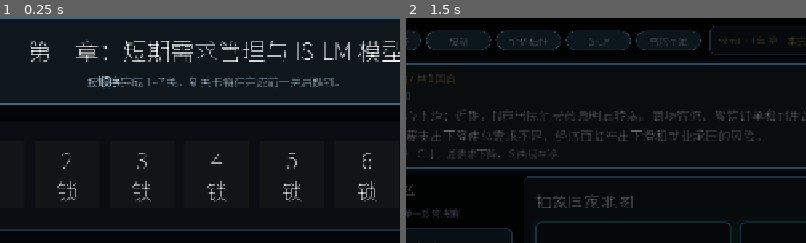
Above: before the commit, frames 1-2 (left to right).
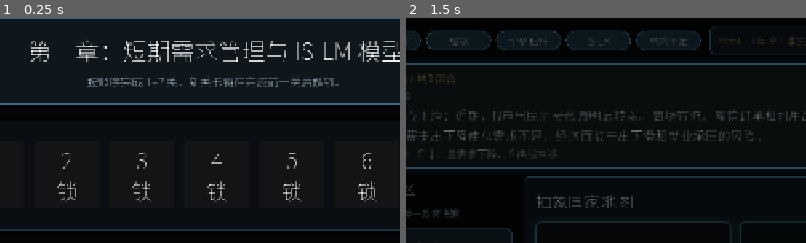
Above: after the commit, the same moments.

Repository: Austenzcy/macroecon
Game: Godot game, scene res://scenes/LevelSelect.tscn
Two runs of this game, one before a commit and one after it. Both use one fixed random seed, a clock stepped at 60 frames per second and the inputs below.
Inputs:
- Up to frame 1 (0.25 s): no input
- Up to frame 2 (1.5 s): click "1" at 0.5 s; click "请求提示" at 1.25 s
The pictures show only the part of the screen within x 12-62%, y 7-57%; the shares and areas given below are measured in that part.

The runs differ from the first frame. In frame 1, 0.2% of the frame differs, in the area x 24-31%, y 25-31%; in frame 2, nothing differs.

Commit message:
fix: automate font subset and level select scaling

Diff:
--- a/scripts/scenes/LevelSelect.gd
+++ b/scripts/scenes/LevelSelect.gd
@@ -2,21 +2,31 @@
 
 const POLICY_DESK_PATH: String = "res://scenes/PolicyDesk.tscn"
 const SCENARIO_INTRO_PATH: String = "res://scenes/ScenarioIntro.tscn"
+const SCALE_STEP: float = 0.1
+const MIN_UI_SCALE: float = 0.8
+const MAX_UI_SCALE: float = 1.2
 
 var _main_scroll: ScrollContainer
 var _status_label: Label
+var _ui_scale: float = 1.0
 
 
 func _ready() -> void:
+	_ui_scale = GameState.ui_scale
 	_build_ui()
 
 
 func _input(event: InputEvent) -> void:
 	if event is InputEventMouseButton:
 		var mouse_event: InputEventMouseButton = event
-		if mouse_event.pressed and mouse_event.ctrl_pressed:
-			if mouse_event.button_index == MOUSE_BUTTON_WHEEL_UP or mouse_event.button_index == MOUSE_BUTTON_WHEEL_DOWN:
-				get_viewport().set_input_as_handled()
+		if not mouse_event.pressed or not mouse_event.ctrl_pressed:
+			return
+		if mouse_event.button_index == MOUSE_BUTTON_WHEEL_UP:
+			_set_ui_scale(_ui_scale + SCALE_STEP)
+			get_viewport().set_input_as_handled()
+		elif mouse_event.button_index == MOUSE_BUTTON_WHEEL_DOWN:
+			_set_ui_scale(_ui_scale - SCALE_STEP)
+			get_viewport().set_input_as_handled()
 
 
 func _build_ui() -> void:
@@ -32,18 +42,21 @@
 	_main_scroll = ScrollContainer.new()
 	_main_scroll.set_anchors_preset(Control.PRESET_FULL_RECT)
 	_main_scroll.follow_focus = true
+	_main_scroll.horizontal_scroll_mode = ScrollContainer.SCROLL_MODE_AUTO
+	_main_scroll.vertical_scroll_mode = ScrollContainer.SCROLL_MODE_AUTO
 	add_child(_main_scroll)
 
 	var margin: MarginContainer = MarginContainer.new()
-	margin.add_theme_constant_override("margin_left", 56)
-	margin.add_theme_constant_override("margin_top", 52)
-	margin.add_theme_constant_override("margin_right", 56)
-	margin.add_theme_constant_override("margin_bottom", 116)
+	margin.add_theme_constant_override("margin_left", _dim(56))
+	margin.add_theme_constant_override("margin_top", _dim(52))
+	margin.add_theme_constant_override("margin_right", _dim(56))
+	margin.add_theme_constant_override("margin_bottom", _dim(116))
 	_main_scroll.add_child(margin)
 
 	var root: VBoxContainer = VBoxContainer.new()
+	root.custom_minimum_size = Vector2(_dim(760), _dim(480))
 	root.size_flags_horizontal = Control.SIZE_EXPAND_FILL
-	root.add_theme_constant_override("separation", 28)
+	root.add_theme_constant_override("separation", _dim(28))
 	margin.add_child(root)
 
 	root.add_child(_build_header())
@@ -53,7 +66,7 @@
 	_status_label.text = "请选择已解锁关卡。"
 	_status_label.horizontal_alignment = HORIZONTAL_ALIGNMENT_CENTER
 	_status_label.modulate = Color(0.78, 0.88, 0.94)
-	_status_label.add_theme_font_size_override("font_size", 18)
+	_status_label.add_theme_font_size_override("font_size", _font(18))
 	root.add_child(_status_label)
 
 
@@ -62,27 +75,27 @@
 	panel.add_theme_stylebox_override("panel", _make_panel_style(Color(0.065, 0.095, 0.115, 0.95), Color(0.22, 0.42, 0.52)))
 
 	var margin: MarginContainer = MarginContainer.new()
-	margin.add_theme_constant_override("margin_left", 26)
-	margin.add_theme_constant_override("margin_top", 22)
-	margin.add_theme_constant_override("margin_right", 26)
-	margin.add_theme_constant_override("margin_bottom", 22)
+	margin.add_theme_constant_override("margin_left", _dim(26))
+	margin.add_theme_constant_override("margin_top", _dim(22))
+	margin.add_theme_constant_override("margin_right", _dim(26))
+	margin.add_theme_constant_override("margin_bottom", _dim(22))
 	panel.add_child(margin)
 
 	var box: VBoxContainer = VBoxContainer.new()
-	box.add_theme_constant_override("separation", 10)
+	box.add_theme_constant_override("separation", _dim(10))
 	margin.add_child(box)
 
 	var title: Label = Label.new()
 	title.text = "第一章：短期需求管理与 IS-LM 模型"
 	title.horizontal_alignment = HORIZONTAL_ALIGNMENT_CENTER
-	title.add_theme_font_size_override("font_size", 38)
+	title.add_theme_font_size_override("font_size", _font(38))
 	box.add_child(title)
 
 	var subtitle: Label = Label.new()
 	subtitle.text = "按顺序完成 1–7 关。新关卡将在完成前一关后解锁。"
 	subtitle.horizontal_alignment = HORIZONTAL_ALIGNMENT_CENTER
 	subtitle.modulate = Color(0.78, 0.88, 0.94)
-	subtitle.add_theme_font_size_override("font_size", 18)
+	subtitle.add_theme_font_size_override("font_size", _font(18))
 	box.add_child(subtitle)
 
 	return panel
@@ -93,17 +106,17 @@
 	panel.add_theme_stylebox_override("panel", _make_panel_style(Color(0.042, 0.054, 0.068, 0.96), Color(0.18, 0.36, 0.46)))
 
 	var margin: MarginContainer = MarginContainer.new()
-	margin.add_theme_constant_override("margin_left", 30)
-	margin.add_theme_constant_override("margin_top", 30)
-	margin.add_theme_constant_override("margin_right", 30)
-	margin.add_theme_constant_override("margin_bottom", 34)
+	margin.add_theme_constant_override("margin_left", _dim(30))
+	margin.add_theme_constant_override("margin_top", _dim(30))
+	margin.add_theme_constant_override("margin_right", _dim(30))
+	margin.add_theme_constant_override("margin_bottom", _dim(34))
 	panel.add_child(margin)
 
 	var grid: GridContainer = GridContainer.new()
 	grid.columns = 7
 	grid.size_flags_horizontal = Control.SIZE_SHRINK_CENTER
-	grid.add_theme_constant_override("h_separation", 16)
-	grid.add_theme_constant_override("v_separation", 16)
+	grid.add_theme_constant_override("h_separation", _dim(16))
+	grid.add_theme_constant_override("v_separation", _dim(16))
 	margin.add_child(grid)
 
 	for level: Dictionary in GameState.get_visible_levels():
@@ -115,8 +128,8 @@
 
 func _build_level_button(level_number: int) -> Button:
 	var button: Button = Button.new()
-	button.custom_minimum_size = Vector2(104, 104)
-	button.add_theme_font_size_override("font_size", 34)
+	button.custom_minimum_size = Vector2(_dim(104), _dim(104))
+	button.add_theme_font_size_override("font_size", _font(34))
 	if GameState.is_visible_level_unlocked(level_number):
 		button.text = str(level_number)
 	else:
@@ -148,11 +161,32 @@
 
 func handle_narrative_wheel(button_index: int, ctrl_pressed: bool) -> void:
 	if ctrl_pressed:
+		if button_index == MOUSE_BUTTON_WHEEL_UP:
+			_set_ui_scale(_ui_scale + SCALE_STEP)
+		elif button_index == MOUSE_BUTTON_WHEEL_DOWN:
+			_set_ui_scale(_ui_scale - SCALE_STEP)
 		return
 	if _main_scroll == null:
 		return
 	var delta: int = -72 if button_index == MOUSE_BUTTON_WHEEL_UP else 72
 	_main_scroll.scroll_vertical = maxi(0, _main_scroll.scroll_vertical + delta)
+
+
+func _set_ui_scale(value: float) -> void:
+	var next_scale: float = clampf(roundf(value / SCALE_STEP) * SCALE_STEP, MIN_UI_SCALE, MAX_UI_SCALE)
+	if is_equal_approx(next_scale, _ui_scale):
+		return
+	_ui_scale = next_scale
+	GameState.set_ui_scale(_ui_scale)
+	_build_ui()
+
+
+func _dim(value: int) -> int:
+	return maxi(1, int(roundf(float(value) * _ui_scale)))
+
+
+func _font(value: int) -> int:
+	return maxi(11, int(roundf(float(value) * _ui_scale)))
 
 
 func _make_panel_style(bg: Color, border: Color) -> StyleBoxFlat:
Binary file changed: assets/fonts/NotoSansSC-Regular.ttf
Not shown, changed: progress.txt
Not shown, changed: docs/Narrative_Guide_System_v1.md
Not shown, changed: docs/Web_Loading_Performance_Audit.md
Not shown, changed: scripts/export_web.ps1
Not shown, added: scripts/generate_font_subset.py
